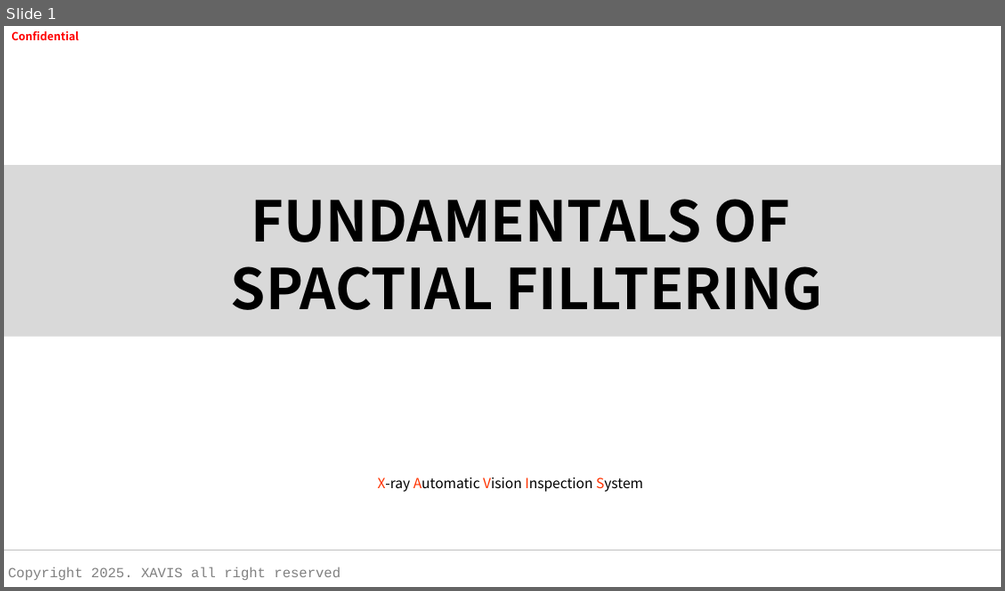
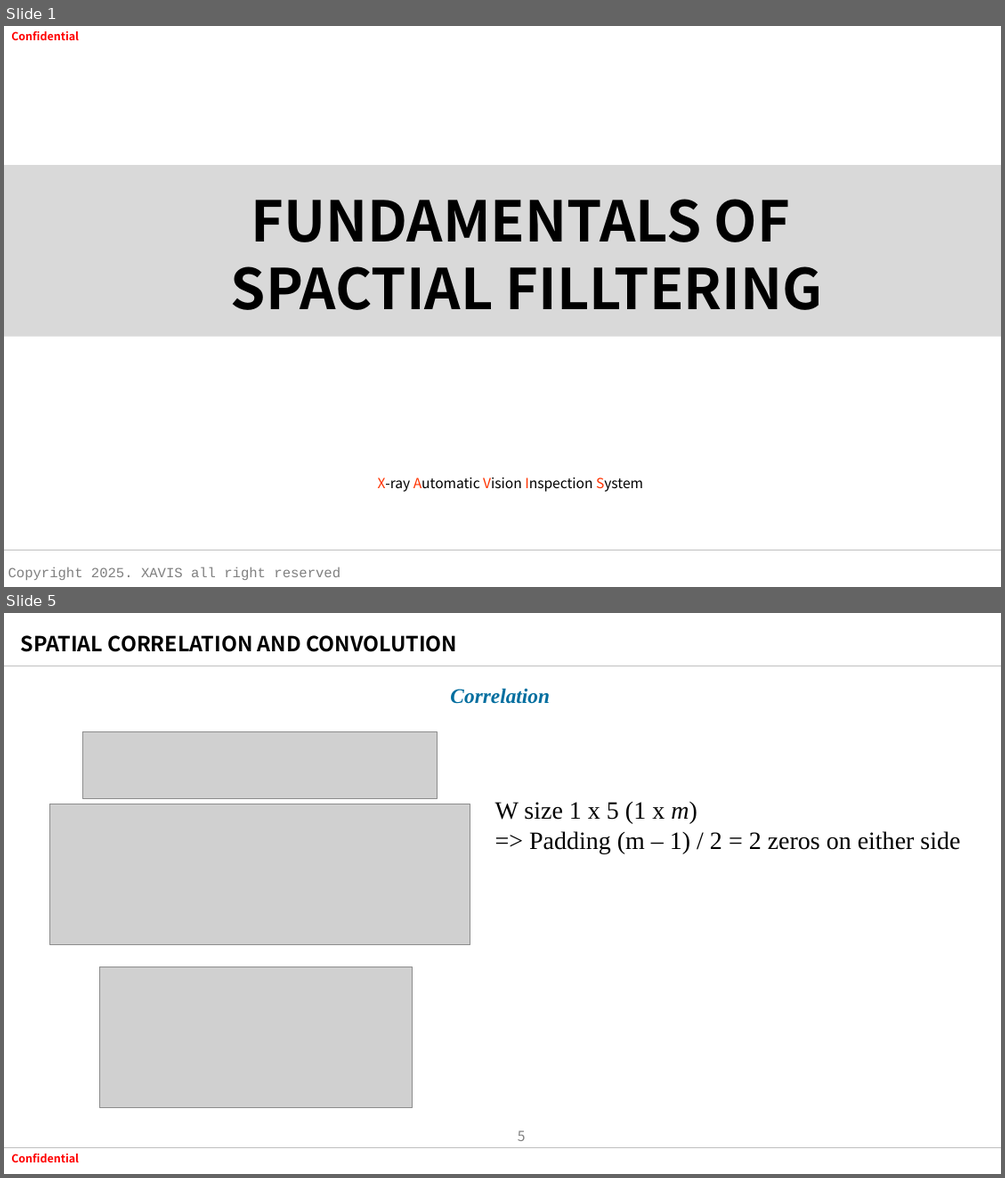
Before and after one commit to tuananh020400/FresherXavisTech, a slide deck: Document/SlideWeek2/Spatial Filltering .pptx. Shown one above the other, each under a label of ours: slide 1 before the commit, slides 1 and 5 after it; the slides between them are not shown. The pictures are 1005x591 and 1005x1178 pixels, drawn with LibreOffice and Linux fonts; fonts in the diff are those of the drawing; grey boxes stand for pictures; background and template pictures are left out. Boxes give left, top, right and bottom in pixels: in the first picture for what was removed or moved away, otherwise in the second. Text is boxed around its words. In the diff, an @@ line names an element or a change of style, - is before the commit and + after.

```diff
--- a/Document/SlideWeek2/Spatial Filltering .pptx
+++ b/Document/SlideWeek2/Spatial Filltering .pptx
@@ slide 5 added at (4, 613, 1001, 1174), background #FFFFFF @@
@@ text added at (21, 635, 457, 652), 20 pt, text #000000, bold @@
+SPATIAL CORRELATION AND CONVOLUTION
@@ line added from (4, 666) to (1001, 666), #BFBFBF 1 pt @@
@@ text added at (450, 688, 550, 704), 20 pt, text #016E9F, bold, italic @@
+Correlation
@@ picture added at (82, 732, 437, 798) @@
@@ picture added at (49, 803, 469, 945) @@
@@ text added at (495, 802, 960, 854), 24 pt, text #000000 @@
+W size 1 x 5 (1 x m)
+=> Padding (m – 1) / 2 = 2 zeros on either side
@@ picture added at (100, 966, 413, 1108) @@
@@ page number added at (518, 1130, 526, 1141), 13.3 pt, text #808080 @@
+5
@@ line added from (4, 1148) to (1001, 1148), #BFBFBF 1 pt @@
@@ text added at (11, 1153, 79, 1162), 10.7 pt, text #FF0000, bold @@
+Confidential
```
Also in this commit, not shown: 1 slide changed, 7 other slides added, 6 slides removed, 1 other file.
